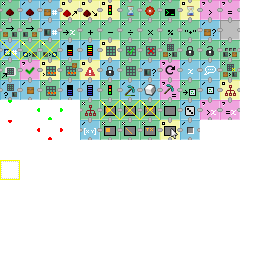
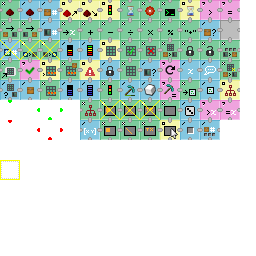
Two versions of the same layered image (256 × 256). Layer-by-layer changes:
painted on "icons.png" over [200, 120, 220, 140]
